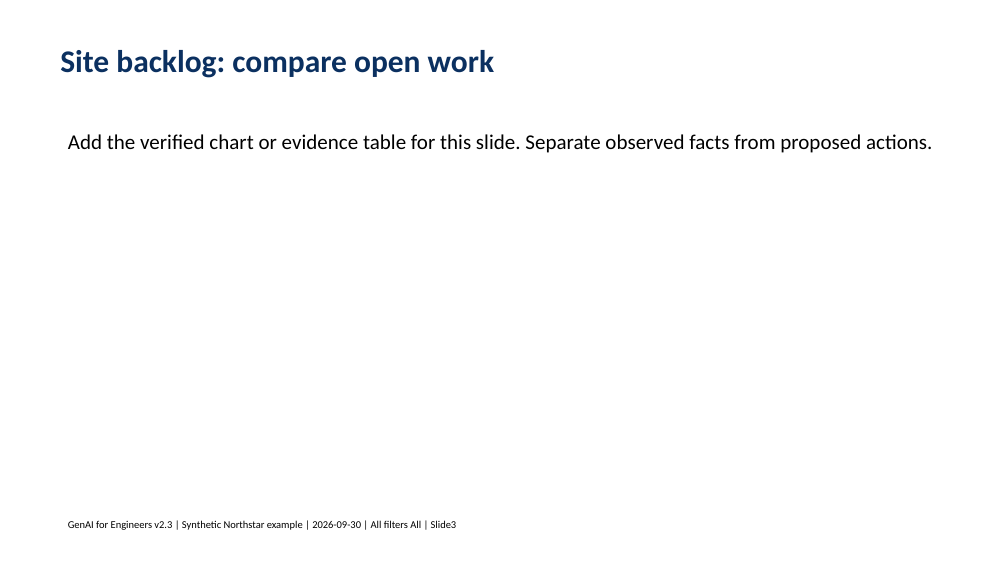
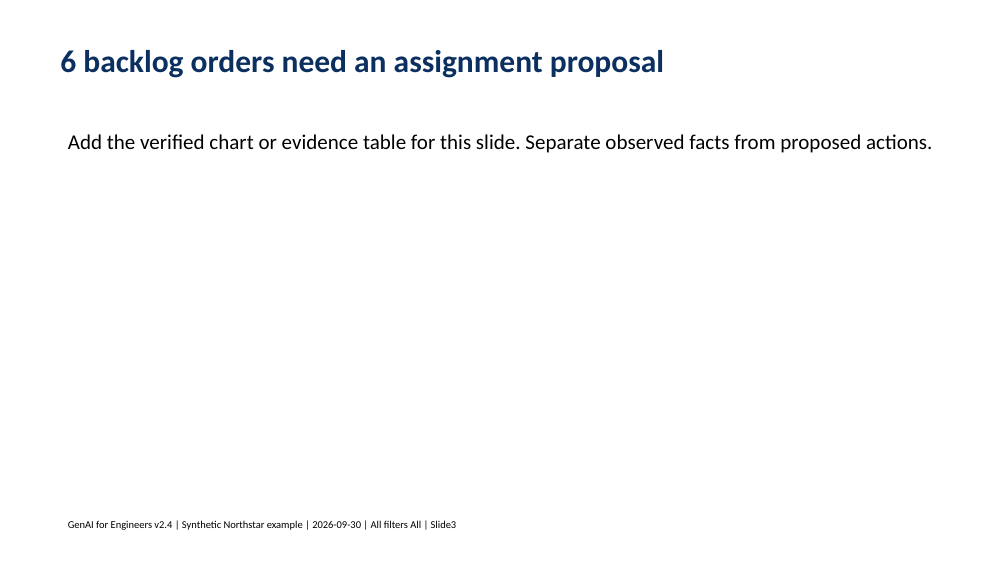
Before and after one commit to tertiarycourses/IES-GenAI-for-Engineers, a slide deck: slide 3 of labs/lab-02-word-to-powerpoint-and-outlook/data/templates/Northstar_Management_Deck_Template.pptx. Drawn at 1008x567 pixels with LibreOffice and Linux fonts; fonts in the diff are those of the drawing. Boxes give left, top, right and bottom in pixels: in the first picture for what was removed or moved away, otherwise in the second. Text is boxed around its words. In the diff, an @@ line names an element or a change of style, - is before the commit and + after.

```diff
--- a/labs/lab-02-word-to-powerpoint-and-outlook/data/templates/Northstar_Management_Deck_Template.pptx
+++ b/labs/lab-02-word-to-powerpoint-and-outlook/data/templates/Northstar_Management_Deck_Template.pptx
@@ text at (x1=60, y1=50, x2=664, y2=78): text changed @@
-Site backlog: compare open work
+6 backlog orders need an assignment proposal
@@ text at (x1=68, y1=520, x2=457, y2=530): text changed @@
-GenAI for Engineers v2.3 | Synthetic Northstar example | 2026-09-30 | All filters All | Slide3
+GenAI for Engineers v2.4 | Synthetic Northstar example | 2026-09-30 | All filters All | Slide3
```
Also in this commit, not shown: 3 other slides changed, 4 slides removed, 52 other files.
